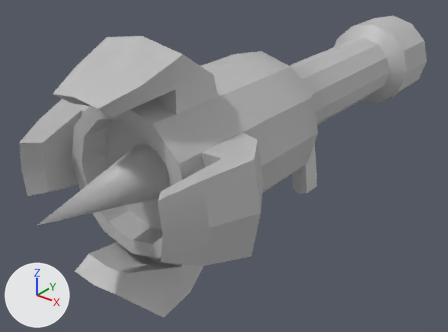
A saved change to the FBX model Assets/Meshes/Weapons/LaserBeamGun.fbx.
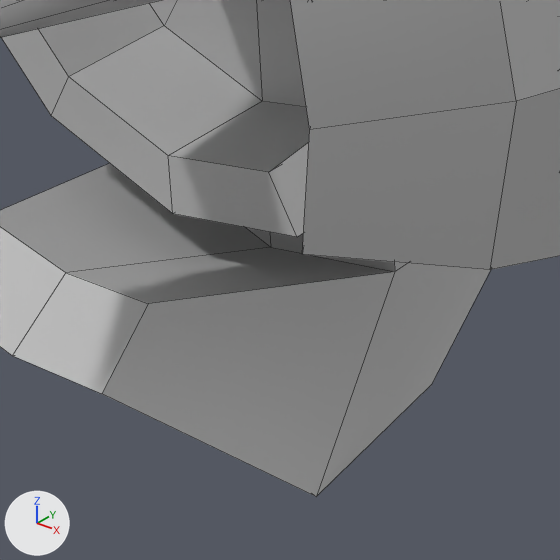
There are two pictures of each version: one whole from a 50 mm camera at (0.01247, -0.01745, 0.00844) aimed at (-0.00079, -0.00088, -0.00183), one close up on the part from 21% to 49% of the width and 62% to 100% of the height. Arrows for +X, +Y and +Z are at lower left; the lights stay in place. The close-ups show mesh edges as thin lines. Where no turn or scale is listed for an object, it has been applied to the vertices.
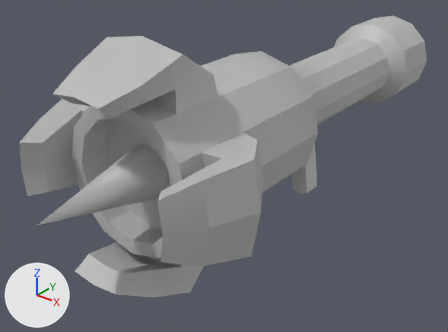
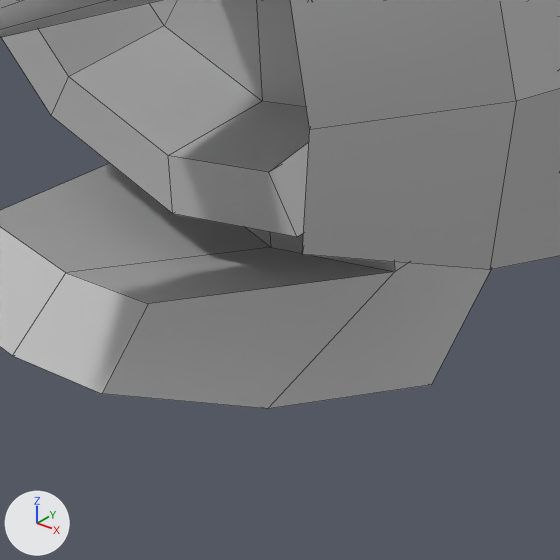
Commit message: Fixed the LaserGun

The change, as JSON lines over the scene's bpy script:
```json
{"block": "me_mesh", "where": "me_mesh.from_pydata(...)  # 254 vertices, 264 faces; spans x -0.0042..0.0042, y -0.0097..0.0112, z -0.0045..0.0042"}
{"block": "me_mesh", "where": "# used by ob_pcylinder1; location = (0.0, 0.0, 0.0)"}
{"block": "me_mesh", "change": "me_mesh part 1"}
{"op": "set", "path": "me_mesh.vertices[174].co", "old": "(0.0016, -0.0068, -0.004)", "new": "(0.0013, -0.0069, -0.0033)", "note": "pixel (316, 496) -> pixel (267, 408)"}
```

Changed parts and their boxes (x1, y1, x2, y2) in the close-ups (560 x 560 px; the box of a moved part takes in the faces that stretch with it):
```json
{"object": "pCylinder1", "change": "reshaped", "before": [0, 0, 560, 496], "after": [0, 0, 560, 409]}
{"part": 1, "of": "me_mesh", "change": "moved or reshaped", "before": [102, 263, 490, 496], "after": [102, 263, 490, 409]}
```
